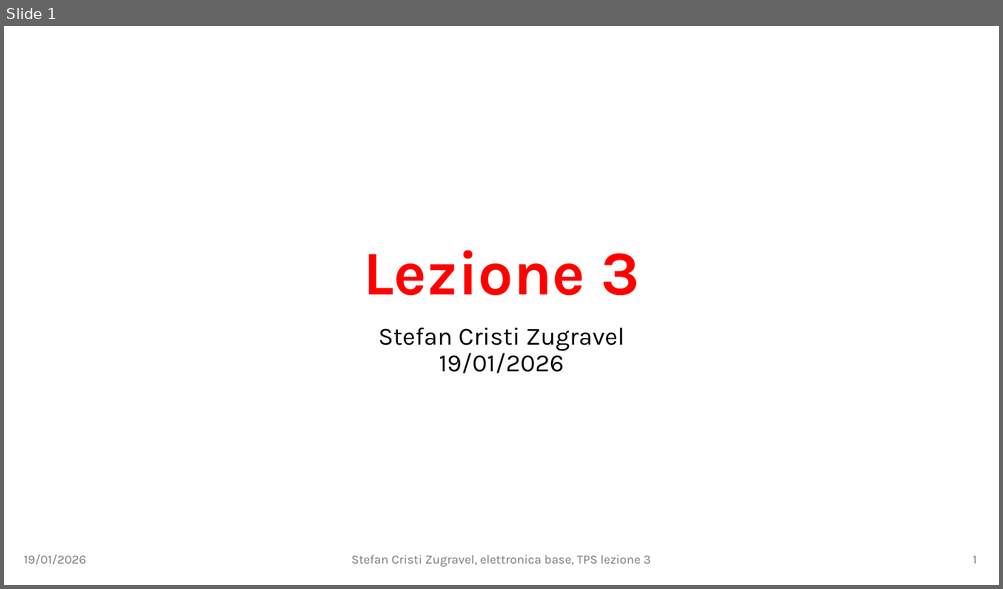
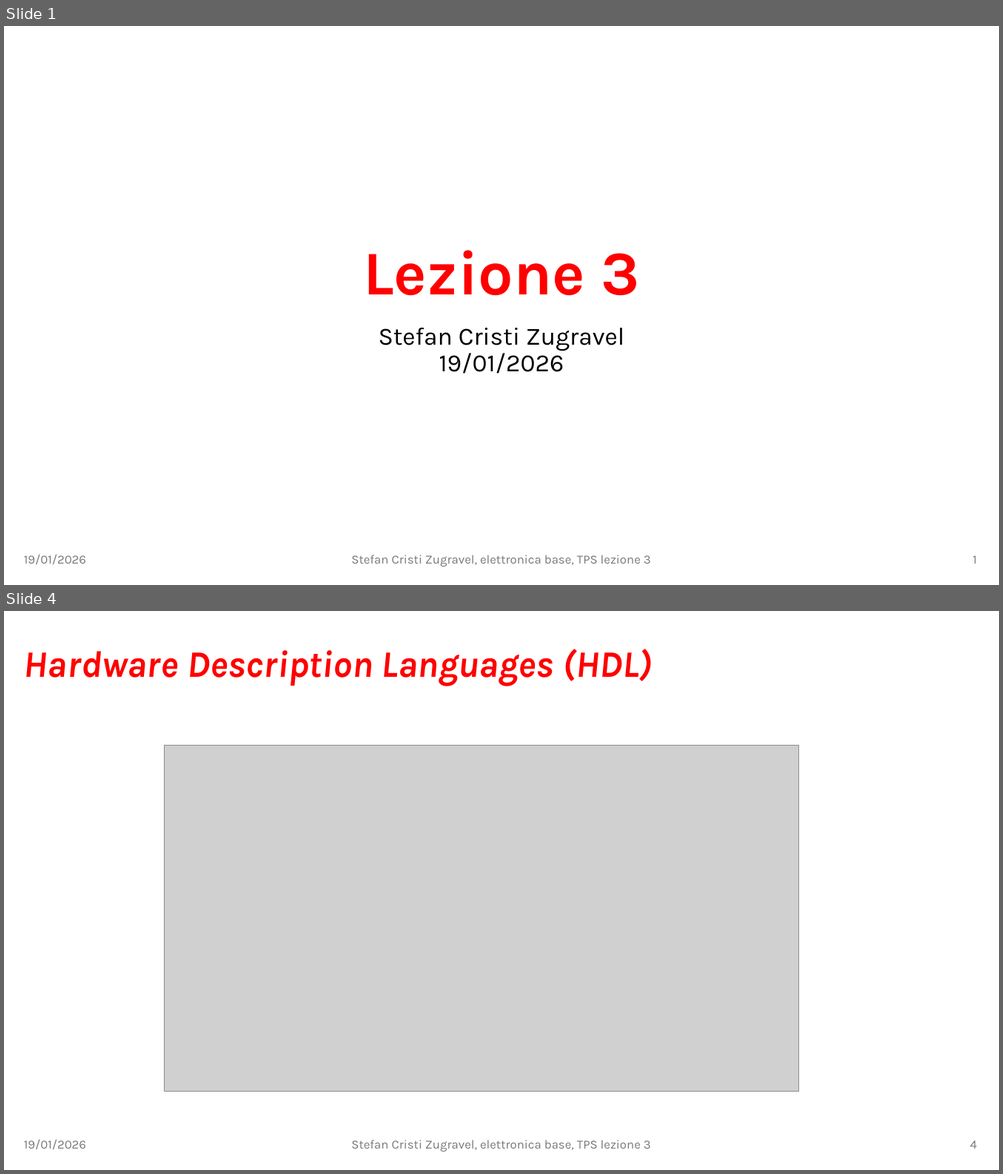
Before and after one commit to stefan-zugravel/elettronica_base, a slide deck: slides/lezione3.pptx. Shown one above the other, each under a label of ours: slide 1 before the commit, slides 1 and 4 after it; the slides between them are not shown. The pictures are 1003x589 and 1003x1174 pixels, drawn with LibreOffice and Linux fonts; fonts in the diff are those of the drawing; grey boxes stand for pictures. Boxes give left, top, right and bottom in pixels: in the first picture for what was removed or moved away, otherwise in the second. Text is boxed around its words. In the diff, an @@ line names an element or a change of style, - is before the commit and + after.

```diff
--- a/slides/lezione3.pptx
+++ b/slides/lezione3.pptx
@@ slide 4 added at bbox=[4, 611, 999, 1170], background #FFFFFF @@
@@ title added at bbox=[24, 649, 652, 686], 36 pt, text #FF0000, bold, italic @@
+Hardware Description Languages (HDL)
@@ picture added at bbox=[165, 745, 799, 1091] @@
@@ text added at bbox=[24, 1140, 86, 1150], 12 pt, text #797979 @@
+19/01/2026
@@ text added at bbox=[351, 1140, 651, 1152], 12 pt, text #797979 @@
+Stefan Cristi Zugravel, elettronica base, TPS lezione 3
@@ page number added at bbox=[970, 1141, 976, 1149], 12 pt, text #797979 @@
+4
```
Also in this commit, not shown: 44 other slides added.
